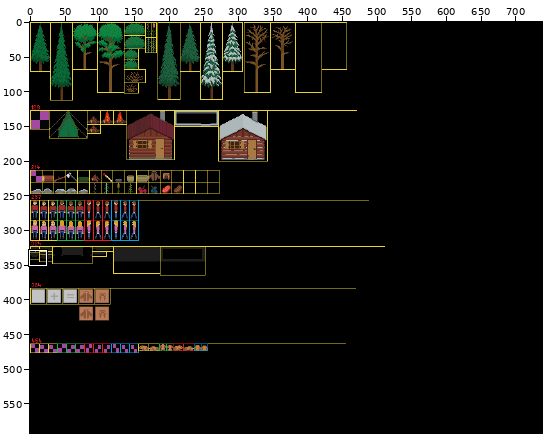
One commit to this sprite sheet: Textures/Textures.png. The first picture is a wide view before the edit; the outline marks the close-up.
Close-up. Before the commit:
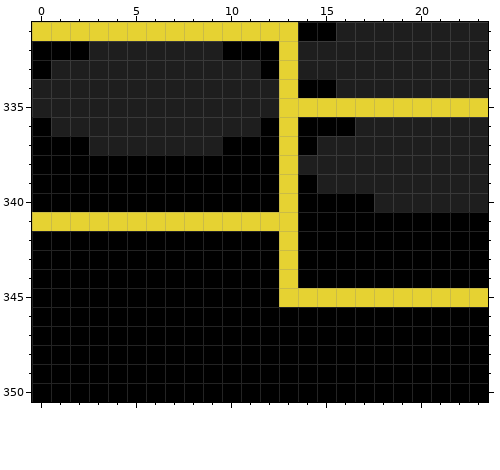
The file is 738x592 pixels. Colours within 5 levels of each other are drawn and written as one. Shown: x 0..23, y 331..350. The commit also changed other parts of the picture, which this record leaves out.
The result:
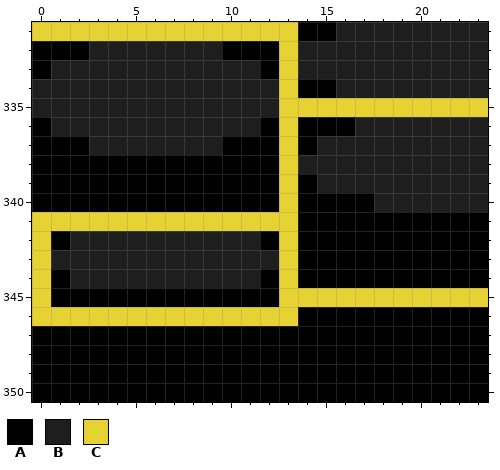
Palette (. is transparent): A #000000  B #1e1e1e  C #e6d232
The exact change:
@@ x 0..15 @@
 341 CCCCCCCCCCCCCCAA
-342 AAAAAAAAAAAAACAA
-343 AAAAAAAAAAAAACAA
-344 AAAAAAAAAAAAACAA
-345 AAAAAAAAAAAAACCC
-346 AAAAAAAAAAAAAAAA
+342 CABBBBBBBBBBACAA
+343 CBBBBBBBBBBBBCAA
+344 CABBBBBBBBBBACAA
+345 CAAAAAAAAAAAACCC
+346 CCCCCCCCCCCCCCAA
 347 AAAAAAAAAAAAAAAA
Changed places in both close-ups, as pixel boxes (x1, y1, x2, y2):
changed: (32, 231, 298, 326)
